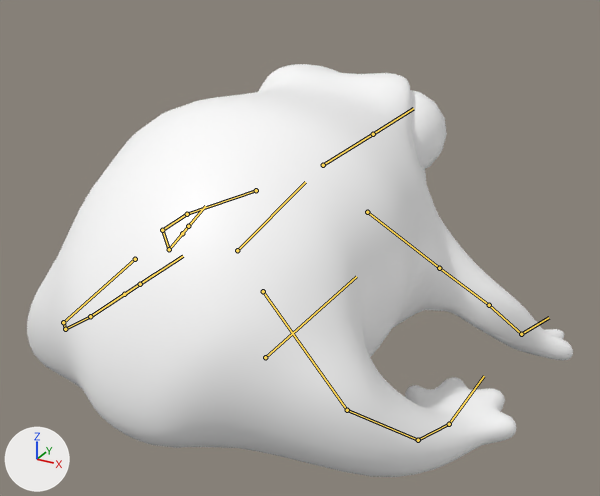
A saved change to the FBX model froggyfocus/Assets/FlawLizArt/Characters/Frog_Cute/frog_cute.fbx.
Rendered twice from a 50 mm lens placed at (0.916, -1.494, 1.057), pointed at (0.028, 0.121, 0.25). The axes (+X, +Y, +Z) are drawn at lower left. The lights are the same throughout. The older version comes first. The bones that change, and the others that lie on the model, are drawn over the model as lines.

In view in the first picture: 'body'.
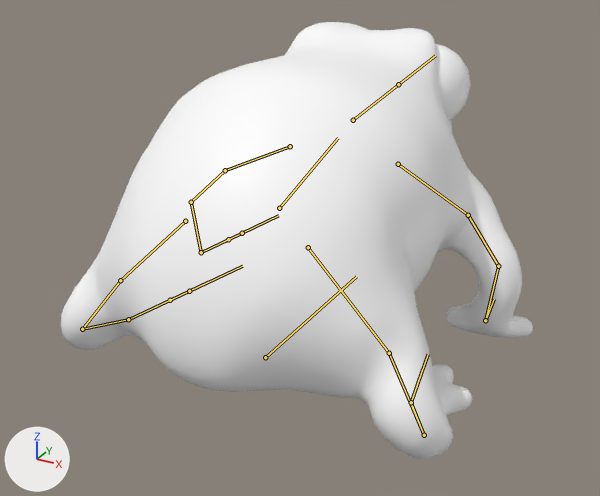
The newer file adds an action. The first version stands in its rest pose; the second is drawn at frame 1 of the action 'Armature|tongue_in'.

Boxes [x1, y1, x2, y2] around the edits, measured in the pictures (600 x 496 px):
'body', posed (14% narrower)
    before: [27, 64, 573, 477]
    after: [61, 22, 533, 459]
bone 'Body', root to tip
    before: (237, 250) to (305, 182)
    after: (279, 208) to (338, 138)
bone 'Arm.R.001', root to tip
    before: (439, 268) to (489, 305)
    after: (468, 215) to (498, 266)
bone 'Arm.R.002', root to tip
    before: (489, 305) to (521, 334)
    after: (498, 266) to (485, 320)
bone 'Hand.R', root to tip
    before: (521, 334) to (549, 317)
    after: (485, 320) to (494, 299)
bone 'Leg.R.002', root to tip
    before: (347, 410) to (418, 440)
    after: (389, 353) to (424, 435)
bone 'Leg.R.003', root to tip
    before: (418, 440) to (449, 424)
    after: (424, 435) to (411, 402)
bone 'Foot.R', root to tip
    before: (449, 424) to (473, 391)
    after: (411, 402) to (422, 369)
bone 'Arm.L.001', root to tip
    before: (187, 214) to (162, 230)
    after: (225, 170) to (191, 202)
bone 'Arm.L.002', root to tip
    before: (162, 230) to (169, 249)
    after: (191, 202) to (201, 252)
bone 'Hand.L', root to tip
    before: (169, 249) to (182, 233)
    after: (201, 252) to (228, 239)
bone 'Leg.L.002', root to tip
    before: (63, 322) to (65, 329)
    after: (120, 280) to (82, 329)
bone 'Leg.L.003', root to tip
    before: (65, 329) to (90, 316)
    after: (82, 329) to (128, 319)
bone 'Foot.L', root to tip
    before: (90, 316) to (124, 294)
    after: (128, 319) to (170, 300)

The change in detail:
Bone 'Body' (bone_body) moves from (0.0, 0.0, 0.0) to (0.0, 0.186, 0.001).
Bone 'Body' (bone_body) turns from (0, 0, 0) to (6, 0, 0) degrees about its own x, y and z.
Bone 'Arm.R.001' (bone_arm_r_001) turns from (0, 0, 0) to (-11, -16, -29) degrees about its own x, y and z.
Bone 'Arm.R.002' (bone_arm_r_002) turns from (0, 0, 0) to (-25, 2, 12) degrees about its own x, y and z.
Bone 'Hand.R' (bone_hand_r) turns from (0, 0, 0) to (26, -40, 29) degrees about its own x, y and z.
Bone 'Leg.R.002' (bone_leg_r_002) turns from (0, 0, 0) to (-12, -22, -50) degrees about its own x, y and z.
Bone 'Leg.R.003' (bone_leg_r_003) turns from (0, 0, 0) to (-1, 3, 85) degrees about its own x, y and z.
Bone 'Foot.R' (bone_foot_r) turns from (0, 0, 0) to (17, -31, -35) degrees about its own x, y and z.
Bone 'Arm.L.001' (bone_arm_l_001) turns from (0, 0, 0) to (-11, 16, 29) degrees about its own x, y and z.
Bone 'Arm.L.002' (bone_arm_l_002) turns from (0, 0, 0) to (-25, -2, -12) degrees about its own x, y and z.
Bone 'Hand.L' (bone_hand_l) turns from (0, 0, 0) to (26, 40, -29) degrees about its own x, y and z.
Bone 'Leg.L.002' (bone_leg_l_002) turns from (0, 0, 0) to (-12, 22, 50) degrees about its own x, y and z.
Bone 'Leg.L.003' (bone_leg_l_003) turns from (0, 0, 0) to (-1, -3, -85) degrees about its own x, y and z.
Bone 'Foot.L' (bone_foot_l) turns from (0, 0, 0) to (17, 31, 35) degrees about its own x, y and z.
